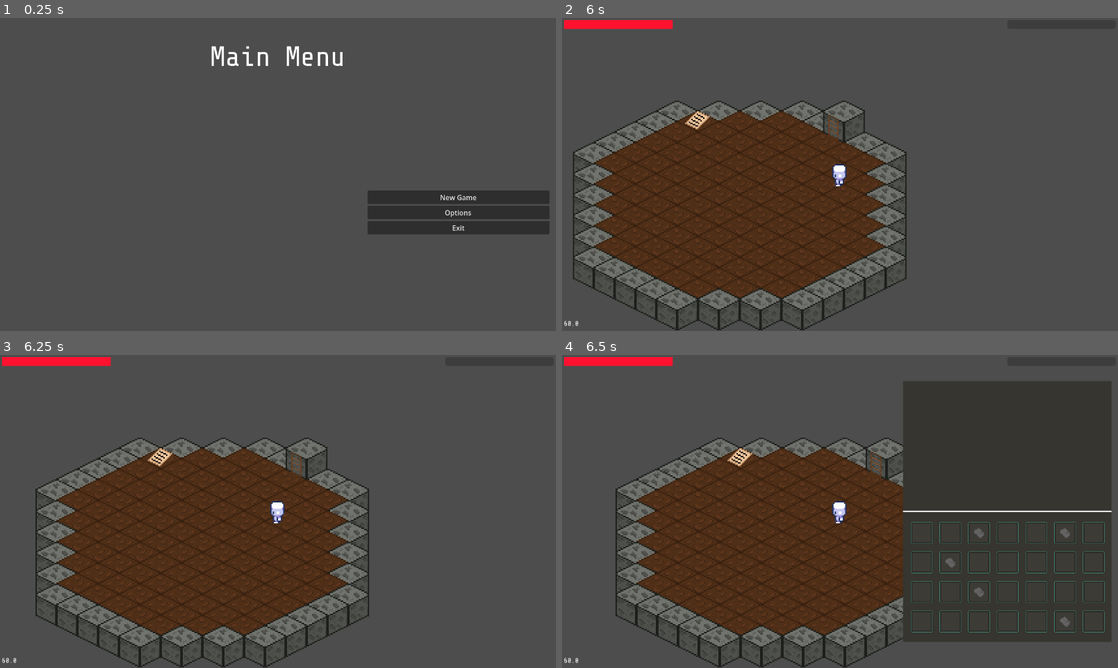
Above: before the commit, frames 1-4 (two rows, left to right).
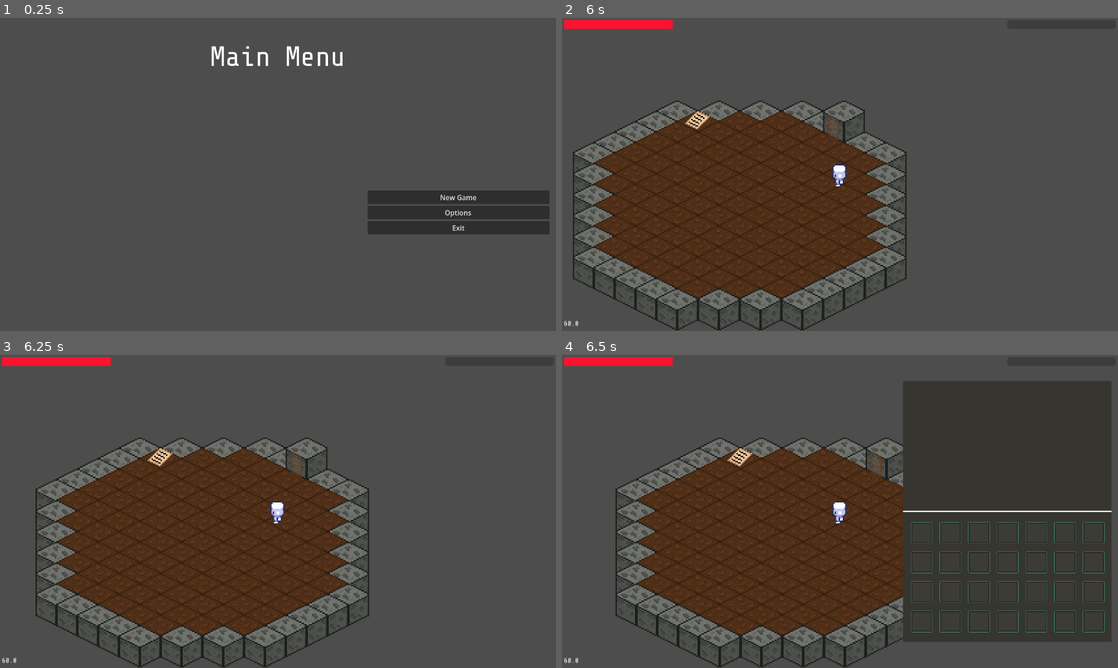
Above: after the commit, the same moments.

Repository: DarkSc0r/Project_Unknown_Prototype
Game: Godot game, scene res://ui/Main_Menu.tscn
Same seed, same stepped clock (60 frames per second), same inputs: the game is played once before the commit and once after it.
Inputs (mouse positions are in pixels of both pictures, inside the frame that each line leads up to):
- Up to frame 1 (0.25 s): no input
- Up to frame 2 (6 s): click "New Game" at 0.5 s; click (745, 118) at 1.27 s; type "Alex" at 1.35 s; click (745, 143) at 1.5 s; type "12" at 1.58 s; click "Create World" at 2 s; tap Enter at 2.75 s; hold D (move_right) 2.78-3.53 s; tap E (interact) every 0.75 s from 2.85 to 5.85 s; hold S (move_down) 3.53-4.28 s; hold D (move_right) 4.28-5.03 s; hold W (move_up) 5.03-5.78 s; hold A (move_left) from 5.78 s (still down)
- Up to frame 3 (6.25 s): keep holding A (move_left)
- Up to frame 4 (6.5 s): keep holding A (move_left); tap Tab (inventory) at 6.4 s

Frames 1-3 are identical in both runs. In frame 4, 0.2% of the frame differs, in the area x 68-92%, y 55-87%.

Commit message:
Continued work on the inventory system.

Diff:
--- a/global/GameData.gd
+++ b/global/GameData.gd
@@ -11,6 +11,8 @@
 var player_in_bunker : bool
 var player_health : float
 
+var player_inventory : Inventory
+
 # Inventory
 var inventory : Array
 var inventory_slot_number : int
--- /dev/null
+++ b/global/InventoryManager.gd
@@ -0,0 +1,20 @@
+extends Node
+
+var player_inventory := preload("res://resources/player_inventory.tres")
+
+signal update_item_slot
+
+func add_item(item : InventoryItem):
+	print("item add item")
+	print(player_inventory.items.size())
+	for i in range(player_inventory.items.size()):
+		if player_inventory.items[i] == item and player_inventory.item_quantities[i] < item.stack_size:
+			player_inventory.item_quantities[i] += 1
+			update_item_slot.emit()
+			return
+	# for i in range(player_inventory.items.size()):
+	# 	if player_inventory.items[i] == null:
+	# 		player_inventory.items[i] = item
+	# 		player_inventory.item_quantities[i] += 1
+	# 		update_item_slot.emit()
+	# 		return
--- a/items/Stone.tscn
+++ b/items/Stone.tscn
@@ -1,37 +1,13 @@
 [gd_scene format=3 uid="uid://b2i7bmxidvvw0"]
 
 [ext_resource type="Texture2D" uid="uid://psxpyf74c5q7" path="res://items/assets/stone.png" id="1_6xb3o"]
-
-[sub_resource type="GDScript" id="GDScript_6xb3o"]
-script/source = "extends Node2D
-
-@onready var stone_area_trigger := $Area2D
-
-var player_in_area := false
-
-func _ready() -> void:
-	stone_area_trigger.body_entered.connect(_on_area_2d_body_entered)
-	stone_area_trigger.body_exited.connect(_on_area_2d_body_exited)
-
-func _process(_delta: float) -> void:
-	if player_in_area == true and Input.is_action_just_pressed(\"interact\"):
-		# DEBUG STUFFS
-		self.queue_free()
-
-func _on_area_2d_body_entered(body):
-	if body.is_in_group(\"Player\"):
-		player_in_area = true
-
-func _on_area_2d_body_exited(body):
-	if body.is_in_group(\"Player\"):
-		player_in_area = false
-"
+[ext_resource type="Script" uid="uid://fqsj1qm4wk5r" path="res://items/scripts/stone.gd" id="1_kubub"]
 
 [sub_resource type="CircleShape2D" id="CircleShape2D_kubub"]
 radius = 12.0
 
 [node name="Stone" type="Node2D" unique_id=1286620143]
-script = SubResource("GDScript_6xb3o")
+script = ExtResource("1_kubub")
 
 [node name="Sprite2D" type="Sprite2D" parent="." unique_id=1697073839]
 texture = ExtResource("1_6xb3o")
--- /dev/null
+++ b/items/scripts/stone.gd
@@ -0,0 +1,24 @@
+extends Node2D
+
+@onready var stone_area_trigger := $Area2D
+
+@onready var stone_resource := preload("res://resources/items/stone.tres")
+
+var player_in_area := false
+
+func _ready() -> void:
+	stone_area_trigger.body_entered.connect(_on_area_2d_body_entered)
+	stone_area_trigger.body_exited.connect(_on_area_2d_body_exited)
+
+func _process(_delta: float) -> void:
+	if player_in_area == true:
+		InventoryManager.add_item(stone_resource)
+		self.queue_free()
+
+func _on_area_2d_body_entered(body):
+	if body.is_in_group("Player"):
+		player_in_area = true
+
+func _on_area_2d_body_exited(body):
+	if body.is_in_group("Player"):
+		player_in_area = false
--- a/project.godot
+++ b/project.godot
@@ -17,6 +17,7 @@
 [autoload]
 
 GameData="*uid://bvcl3kdqrbwv7"
+InventoryManager="*uid://baxnpboy4fofe"
 
 [display]
 
--- a/resources/player_inventory.tres
+++ b/resources/player_inventory.tres
@@ -1,10 +1,10 @@
 [gd_resource type="Resource" script_class="Inventory" format=3 uid="uid://bhmsa2ufmfikr"]
 
 [ext_resource type="Script" uid="uid://ub701eimnpc1" path="res://items/scripts/inventory_item.gd" id="1_1njko"]
-[ext_resource type="Resource" uid="uid://b1g03deirr2r4" path="res://resources/items/stone.tres" id="2_85a8j"]
 [ext_resource type="Script" uid="uid://c6eenr3kjjjsp" path="res://ui/scripts/inventory.gd" id="3_hfe8y"]
 
 [resource]
 script = ExtResource("3_hfe8y")
-items = Array[ExtResource("1_1njko")]([null, null, ExtResource("2_85a8j"), null, null, ExtResource("2_85a8j"), null, null, ExtResource("2_85a8j"), null, null, null, null, null, null, null, ExtResource("2_85a8j"), null, null, null, null, null, null, null, null, null, ExtResource("2_85a8j"), null])
+items = Array[ExtResource("1_1njko")]([null, null, null, null, null, null, null, null, null, null, null, null, null, null, null, null, null, null, null, null, null, null, null, null, null, null, null, null])
+item_quantities = Array[int]([0, 0, 0, 0, 0, 0, 0, 0, 0, 0, 0, 0, 0, 0, 0, 0, 0, 0, 0, 0, 0, 0, 0, 0, 0, 0, 0, 0, 0])
 metadata/_custom_type_script = "uid://c6eenr3kjjjsp"
--- a/ui/Inventory_Slot.tscn
+++ b/ui/Inventory_Slot.tscn
@@ -2,6 +2,10 @@
 
 [ext_resource type="Texture2D" uid="uid://c13ioetot657f" path="res://ui/assets/Inventory_Slot.png" id="1_b5ekt"]
 [ext_resource type="Script" uid="uid://cnl184y3unmd1" path="res://ui/scripts/inventory_slot.gd" id="1_jsnjs"]
+[ext_resource type="FontFile" uid="uid://dkkur8axjgqbd" path="res://fonts/Share Tech Mono/ShareTechMono-Regular.ttf" id="3_51pnc"]
+
+[sub_resource type="LabelSettings" id="LabelSettings_mon3t"]
+font = ExtResource("3_51pnc")
 
 [node name="InventorySlot" type="Panel" unique_id=1220834497]
 self_modulate = Color(1, 1, 1, 0)
@@ -30,3 +34,12 @@
 layout_mode = 2
 
 [node name="InventoryItem" type="Sprite2D" parent="CenterContainer/Panel" unique_id=41914066]
+
+[node name="ItemQuantity" type="Label" parent="CenterContainer/Panel" unique_id=386482681]
+layout_mode = 0
+offset_left = 7.0
+offset_top = 5.0
+offset_right = 25.0
+offset_bottom = 24.0
+text = "99"
+label_settings = SubResource("LabelSettings_mon3t")
--- a/ui/scripts/inventory.gd
+++ b/ui/scripts/inventory.gd
@@ -3,3 +3,4 @@
 class_name Inventory
 
 @export var items : Array[InventoryItem]
+@export var item_quantities : Array[int]
--- a/ui/scripts/inventory_slot.gd
+++ b/ui/scripts/inventory_slot.gd
@@ -1,10 +1,19 @@
 extends Panel
 
 @onready var item_icon := $CenterContainer/Panel/InventoryItem
+@onready var item_quantity := $CenterContainer/Panel/ItemQuantity
+
+var slot_index : int
 
 func update(item: InventoryItem):
-    if !item:
-        item_icon.visible = false
-    else:
-        item_icon.visible = true
-        item_icon.texture = item.item_icon
+	if !item:
+		item_icon.visible = false
+		item_quantity.visible = false
+	else:
+		item_icon.visible = true
+		item_quantity.visible = true
+		item_icon.texture = item.item_icon
+		if GameData.player_inventory.item_quantities[slot_index] == 0:
+			item_quantity.text = ""
+		else:
+			item_quantity.text = str(GameData.player_inventory.item_quantities[slot_index])
--- a/ui/scripts/inventory_ui.gd
+++ b/ui/scripts/inventory_ui.gd
@@ -3,16 +3,17 @@
 @onready var inventory := preload("res://resources/player_inventory.tres")
 @onready var inventory_slots := preload("res://ui/Inventory_Slot.tscn")
 @onready var slots_grid := $InventoryBackground/InventoryMargin/InventoryGrid
+
 var slots : Array
 
 var is_open = false
 
 func _ready() -> void:
-	print(slots)
 	create_slots()
 	slots = slots_grid.get_children()
 	await get_tree().process_frame
 	update_slots()
+	#InventoryManager.connect("update_item_slot", update_slots)
 	close()
 
 func _process(_delta: float) -> void:
@@ -28,7 +29,9 @@
 		slots_grid.add_child(slot_instance)
 
 func update_slots():
+	print("updated called")
 	for i in range(min(inventory.items.size(), slots.size())):
+		slots[i].slot_index = i
 		slots[i].update(inventory.items[i])
 
 func open():
--- a/ui/scripts/new_game.gd
+++ b/ui/scripts/new_game.gd
@@ -23,9 +23,4 @@
 	GameData.player_health = 100.0
 	GameData.infection_value = 0.0
 	GameData.inventory_slot_number = 28
-	# GameData.inventory.clear()
-	# for i in range(GameData.inventory_slot_number):
-	# 	var inventory_slot = InventorySlot.new()
-	# 	inventory_slot.item = null
-	# 	inventory_slot.quantity = 0
-	# 	GameData.inventory.append(inventory_slot)
+	GameData.player_inventory = preload("res://resources/player_inventory.tres")
--- a/world/scripts/chunk_manager.gd
+++ b/world/scripts/chunk_manager.gd
@@ -13,7 +13,7 @@
 
 var height_noise := FastNoiseLite.new()
 var height_noise_scale := 0.06
-var height_layers := 3.0 # TEMPORARY || DEBUG
+var height_layers := 0.0 #  DEBUG
 
 var total_height_levels := height_layers + 1
 
Not shown, added: global/InventoryManager.gd.uid
Not shown, added: items/scripts/stone.gd.uid
